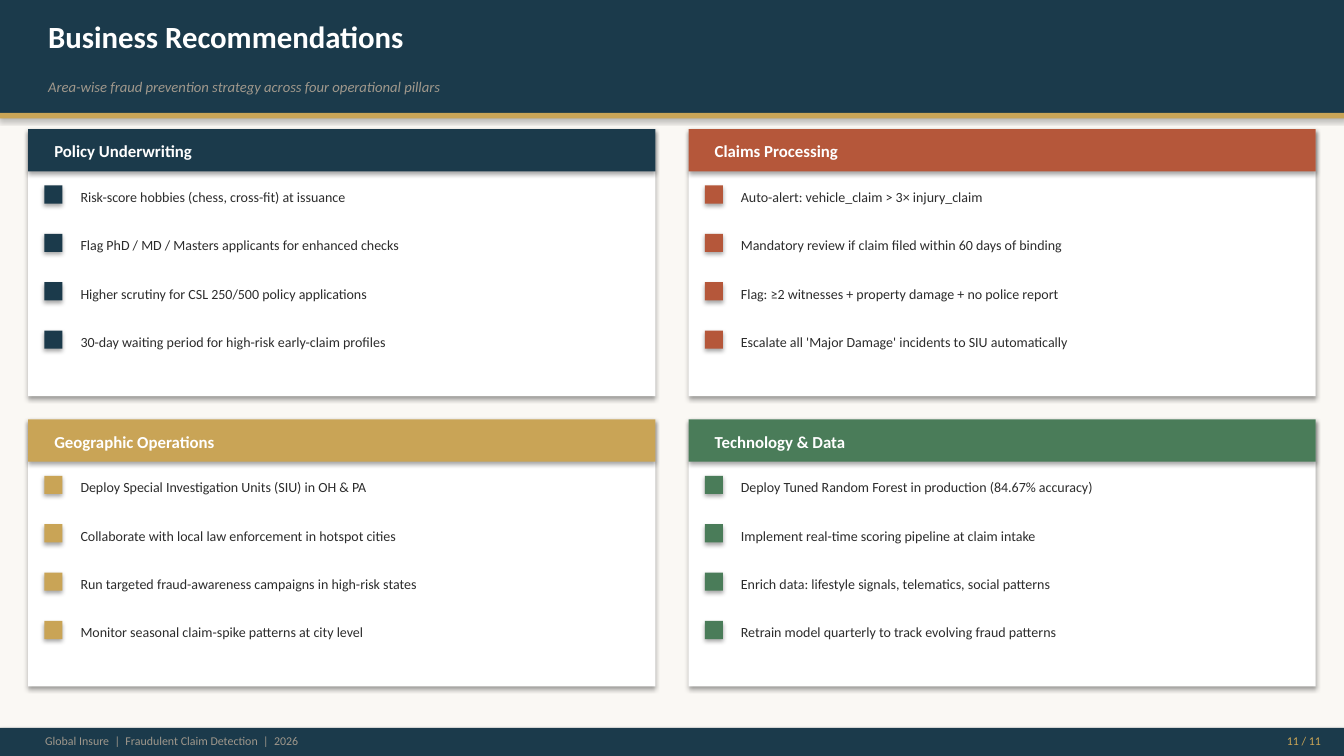
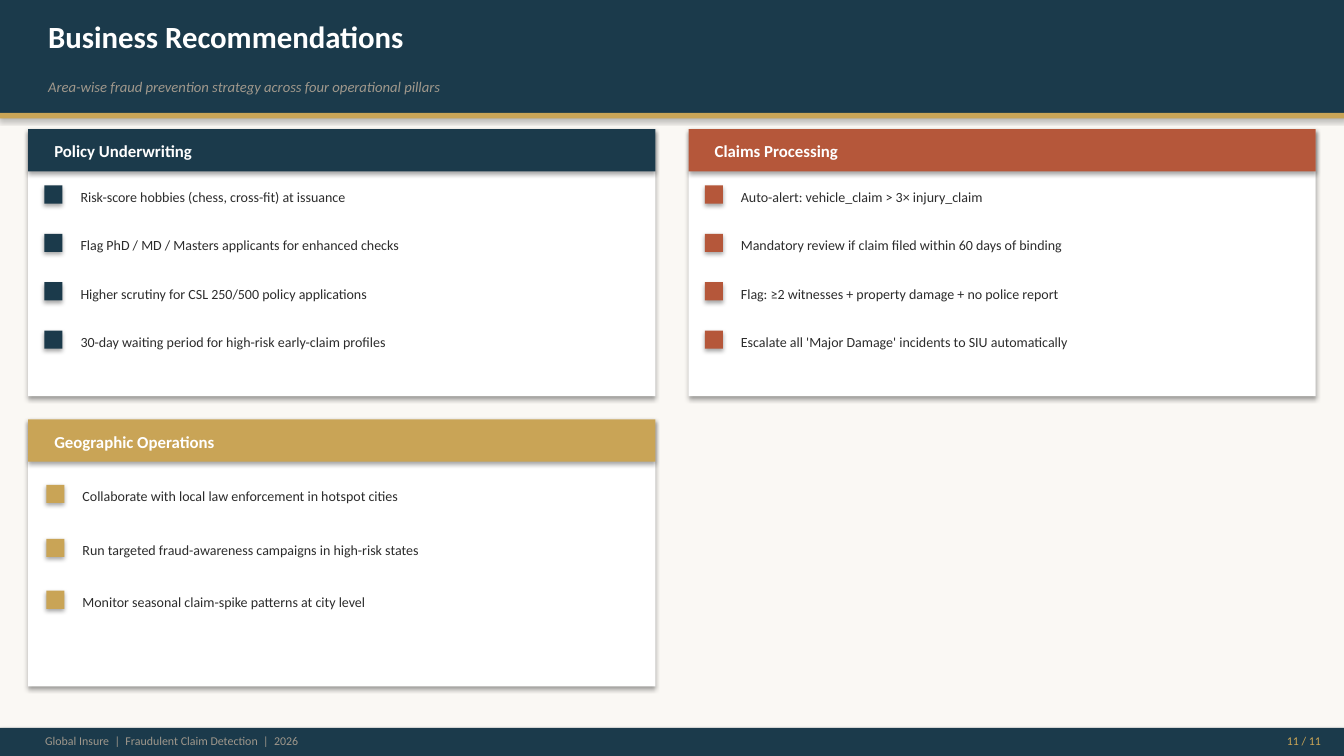
Before and after one commit to VFulara/Fraudulent-Claim-Detection, a slide deck: slide 11 of Fraudulent_Claim_Detection.pptx. Drawn at 1344x756 pixels with LibreOffice and Linux fonts; fonts in the diff are those of the drawing. Boxes give left, top, right and bottom in pixels: in the first picture for what was removed or moved away, otherwise in the second. Text is boxed around its words. In the diff, an @@ line names an element or a change of style, - is before the commit and + after.

```diff
--- a/Fraudulent_Claim_Detection.pptx
+++ b/Fraudulent_Claim_Detection.pptx
@@ rectangle resized from (x1=0, y1=0, x2=1344, y2=756) to (x1=0, y1=13, x2=1344, y2=756) @@
@@ rectangle removed at (x1=689, y1=419, x2=1316, y2=687) @@
@@ rectangle removed at (x1=689, y1=419, x2=1316, y2=462) @@
@@ text removed at (x1=715, y1=436, x2=845, y2=451) @@
-Technology & Data
@@ rectangle removed at (x1=44, y1=476, x2=63, y2=494) @@
@@ rectangle removed at (x1=705, y1=476, x2=723, y2=494) @@
@@ rectangle moved from (x1=44, y1=524, x2=63, y2=542) to (x1=46, y1=485, x2=65, y2=503) @@
@@ text "Collaborate with local law enforcement ..." moved from (x1=81, y1=531, x2=396, y2=544) to (x1=82, y1=491, x2=398, y2=504) @@
@@ text removed at (x1=81, y1=482, x2=366, y2=495) @@
-Deploy Special Investigation Units (SIU) in OH & PA
@@ text removed at (x1=741, y1=482, x2=1093, y2=495) @@
-Deploy Tuned Random Forest in production (84.67% accuracy)
@@ rectangle moved from (x1=44, y1=573, x2=63, y2=591) to (x1=46, y1=539, x2=65, y2=558) @@
@@ text "Run targeted fraud-awareness campaigns in ..." moved from (x1=81, y1=579, x2=416, y2=592) to (x1=82, y1=545, x2=418, y2=558) @@
@@ rectangle removed at (x1=705, y1=524, x2=723, y2=542) @@
@@ text removed at (x1=741, y1=531, x2=1035, y2=544) @@
-Implement real-time scoring pipeline at claim intake
@@ rectangle moved from (x1=44, y1=621, x2=63, y2=639) to (x1=46, y1=591, x2=65, y2=609) @@
@@ text "Monitor seasonal claim-spike patterns at ..." moved from (x1=81, y1=627, x2=363, y2=640) to (x1=82, y1=597, x2=365, y2=610) @@
@@ rectangle removed at (x1=705, y1=573, x2=723, y2=591) @@
@@ text removed at (x1=741, y1=579, x2=1050, y2=592) @@
-Enrich data: lifestyle signals, telematics, social patterns
@@ rectangle removed at (x1=705, y1=621, x2=723, y2=639) @@
@@ text removed at (x1=741, y1=627, x2=1056, y2=640) @@
-Retrain model quarterly to track evolving fraud patterns
```
Also in this commit, not shown: 3 other slides changed, 6 other files.
